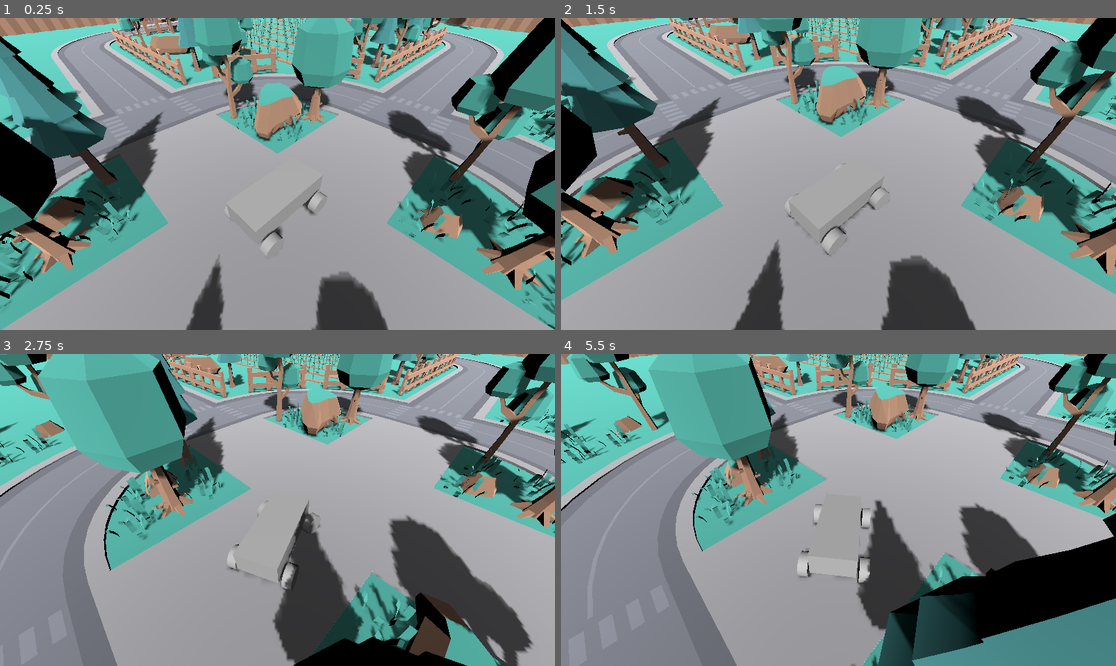
Above: before the commit, frames 1-4 (two rows, left to right).
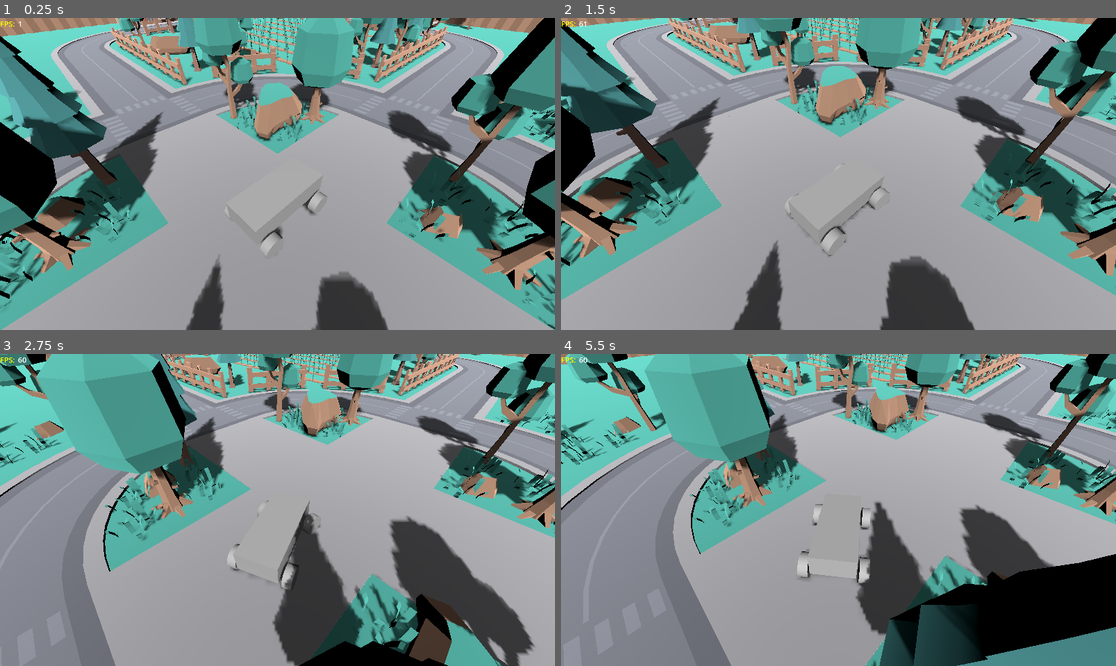
Above: after the commit, the same moments.

Repository: lluancarlo/lluancarlo.github.io
Game: Godot game, scene res://scenes/game.tscn
Two runs of this game, one before a commit and one after it. Both use one fixed random seed, a clock stepped at 60 frames per second and the inputs below.
Inputs:
- Up to frame 1 (0.25 s): no input
- Up to frame 2 (1.5 s): hold D (right) 0.53-1.28 s; hold S (back) from 1.28 s (still down)
- Up to frame 3 (2.75 s): release S (back) at 2.03 s; hold D (right) from 2.03 s (still down)
- Up to frame 4 (5.5 s): release D (right) at 2.78 s; hold W (forward) 2.78-3.53 s; hold A (left) 3.53-5.03 s; hold S (back) from 5.03 s (still down)

The runs differ from the first frame. In frame 1, less than 0.1% of the frame differs, in the area x 0-4%, y 1-3%; in frame 2, 3.4%; in frame 3, 3.9%; in frame 4, 11%, in the area x 0-100%, y 0-100%.

Commit message:
feat: show fps

Diff:
--- a/godot-resume/project.godot
+++ b/godot-resume/project.godot
@@ -14,6 +14,11 @@
 run/main_scene="res://scenes/game.tscn"
 config/features=PackedStringArray("4.2", "GL Compatibility")
 config/icon="res://icon.svg"
+
+[display]
+
+window/size/viewport_width=1920
+window/size/viewport_height=1080
 
 [editor_plugins]
 
--- /dev/null
+++ b/godot-resume/scenes/ShowFps.gd
@@ -0,0 +1,16 @@
+extends HBoxContainer
+class_name ShowFps
+
+@export var _label : Label
+var nodeNamesToGuess = ["Value", "value"]
+
+func _ready():
+	if (_label == null):
+		for child in get_children():
+			if (child.name in nodeNamesToGuess):
+				_label = child
+				break
+	assert(_label != null, "Must define label to show value")
+
+func _process(delta):
+	_label.text = str(Engine.get_frames_per_second())
--- a/godot-resume/scenes/game.tscn
+++ b/godot-resume/scenes/game.tscn
@@ -30,6 +30,7 @@
 [ext_resource type="PackedScene" uid="uid://5cwo2kmeq7s7" path="res://assets/scenes/natures/crops_dirt_row_end.scn" id="24_vw2qp"]
 [ext_resource type="PackedScene" uid="uid://dmqs32owkanoe" path="res://assets/scenes/natures/crops_corn_stage_2.scn" id="25_r1aob"]
 [ext_resource type="Material" uid="uid://b0uhbpq0epm75" path="res://assets/materials/brazil.material" id="28_1c5e0"]
+[ext_resource type="Script" path="res://scenes/ShowFps.gd" id="31_bjc0q"]
 
 [sub_resource type="BoxMesh" id="BoxMesh_ev86x"]
 material = ExtResource("1_bdqam")
@@ -64,6 +65,13 @@
 top_radius = 0.25
 bottom_radius = 0.25
 height = 0.2
+
+[sub_resource type="LabelSettings" id="LabelSettings_ylj7i"]
+font_size = 26
+font_color = Color(1, 1, 0, 1)
+
+[sub_resource type="LabelSettings" id="LabelSettings_phbwc"]
+font_size = 26
 
 [node name="Game" type="Node3D"]
 
@@ -1559,6 +1567,9 @@
 
 [node name="Player" type="VehicleBody3D" parent="."]
 transform = Transform3D(1, 0, 1.74846e-07, 0, 1, 0, -1.74846e-07, 0, 1, 0, 1, 0)
+center_of_mass_mode = 1
+center_of_mass = Vector3(0, 0.4, 0)
+can_sleep = false
 script = ExtResource("2_hp3v1")
 
 [node name="Body" type="MeshInstance3D" parent="Player"]
@@ -1612,6 +1623,9 @@
 [node name="MeshInstance3D" type="MeshInstance3D" parent="Player/WheelRR"]
 transform = Transform3D(-4.37114e-08, -1, 0, 1, -4.37114e-08, 0, 0, 0, 1, 0, 0, 0)
 mesh = SubResource("CylinderMesh_3neeq")
+
+[node name="CenterOfMass" type="Node3D" parent="Player"]
+transform = Transform3D(1, 0, 0, 0, 1, 0, 0, 0, 1, 0, 0.4, 0)
 
 [node name="Control" type="Control" parent="."]
 layout_mode = 3
@@ -1622,3 +1636,19 @@
 grow_vertical = 2
 size_flags_horizontal = 4
 size_flags_vertical = 4
+
+[node name="Fps" type="HBoxContainer" parent="Control"]
+layout_mode = 0
+offset_right = 40.0
+offset_bottom = 40.0
+script = ExtResource("31_bjc0q")
+
+[node name="Label" type="Label" parent="Control/Fps"]
+layout_mode = 2
+text = "FPS: "
+label_settings = SubResource("LabelSettings_ylj7i")
+
+[node name="Value" type="Label" parent="Control/Fps"]
+layout_mode = 2
+text = "96"
+label_settings = SubResource("LabelSettings_phbwc")
Not shown, added: godot-resume/export/Resume3D.apple-touch-icon.png.import
Not shown, added: godot-resume/export/Resume3D.icon.png.import
Not shown, added: godot-resume/export/Resume3D.png.import
Not shown: 1 places in godot-resume/scenes/game.tscn that only renumber resources
Not shown, changed: godot-resume/export/Resume3D.html
Not shown, changed: godot-resume/export/Resume3D.pck
